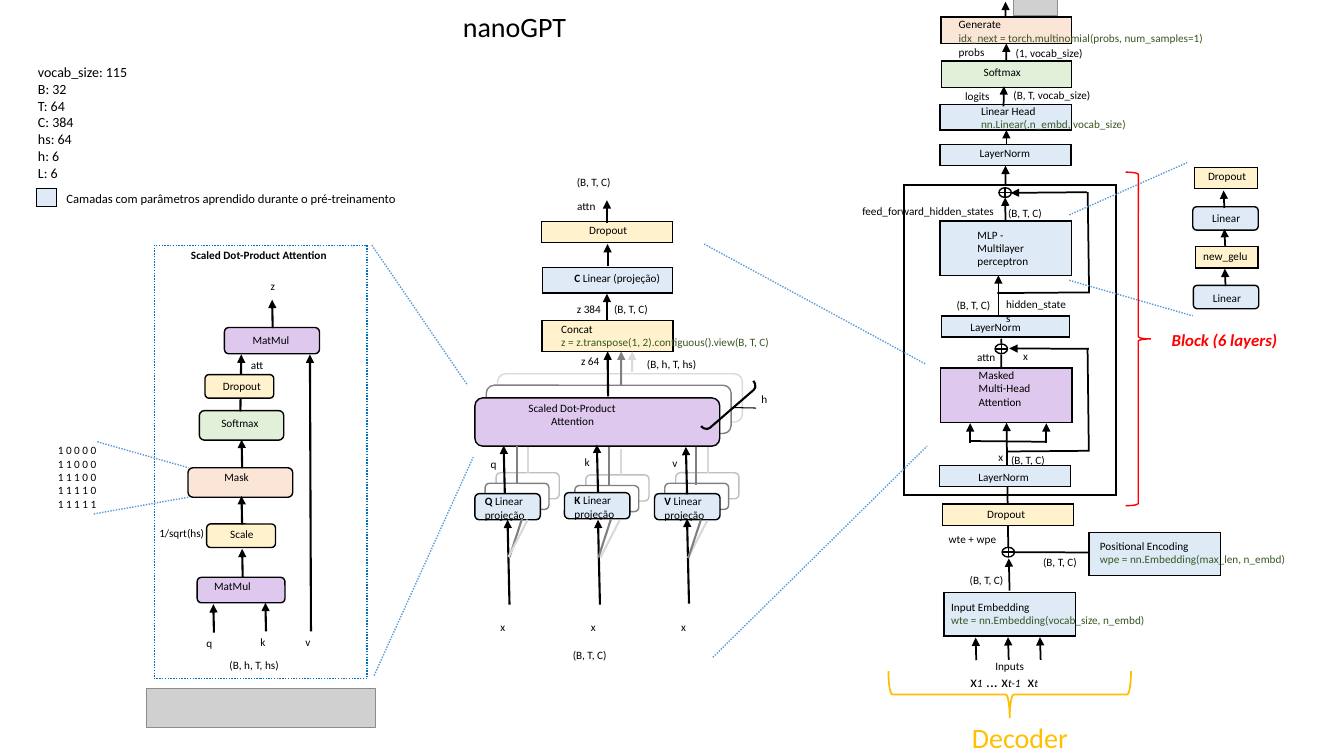
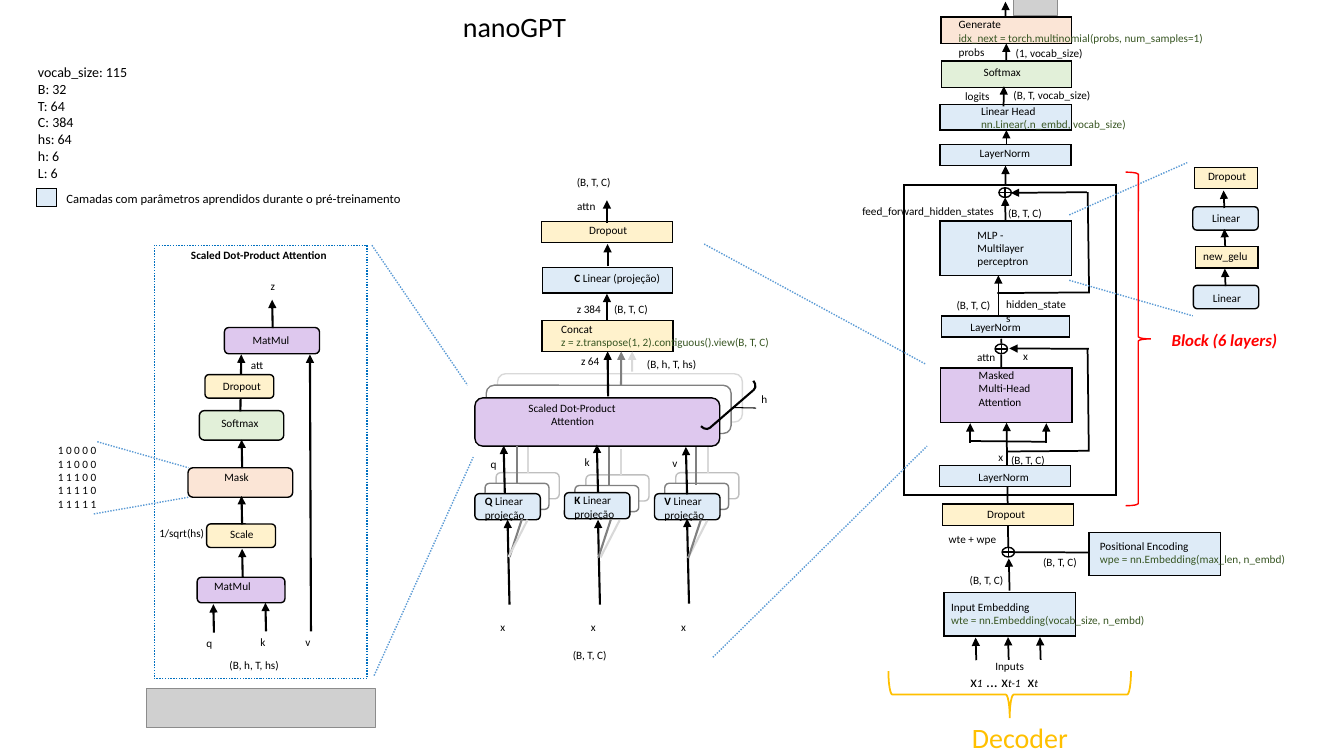
Before and after one commit to wmelo52/GPTLab, a slide deck: slide 1 of GPT_model.pptx. Drawn at 1344x756 pixels with LibreOffice and Linux fonts; fonts in the diff are those of the drawing; grey boxes stand for pictures. Boxes give left, top, right and bottom in pixels: in the first picture for what was removed or moved away, otherwise in the second. Text is boxed around its words. In the diff, an @@ line names an element or a change of style, - is before the commit and + after.

```diff
--- a/GPT_model.pptx
+++ b/GPT_model.pptx
@@ text at [66,194,401,205]: text changed @@
-Camadas com parâmetros aprendido durante o pré-treinamento
+Camadas com parâmetros aprendidos durante o pré-treinamento
```
Also in this commit, not shown: 2 other files.
